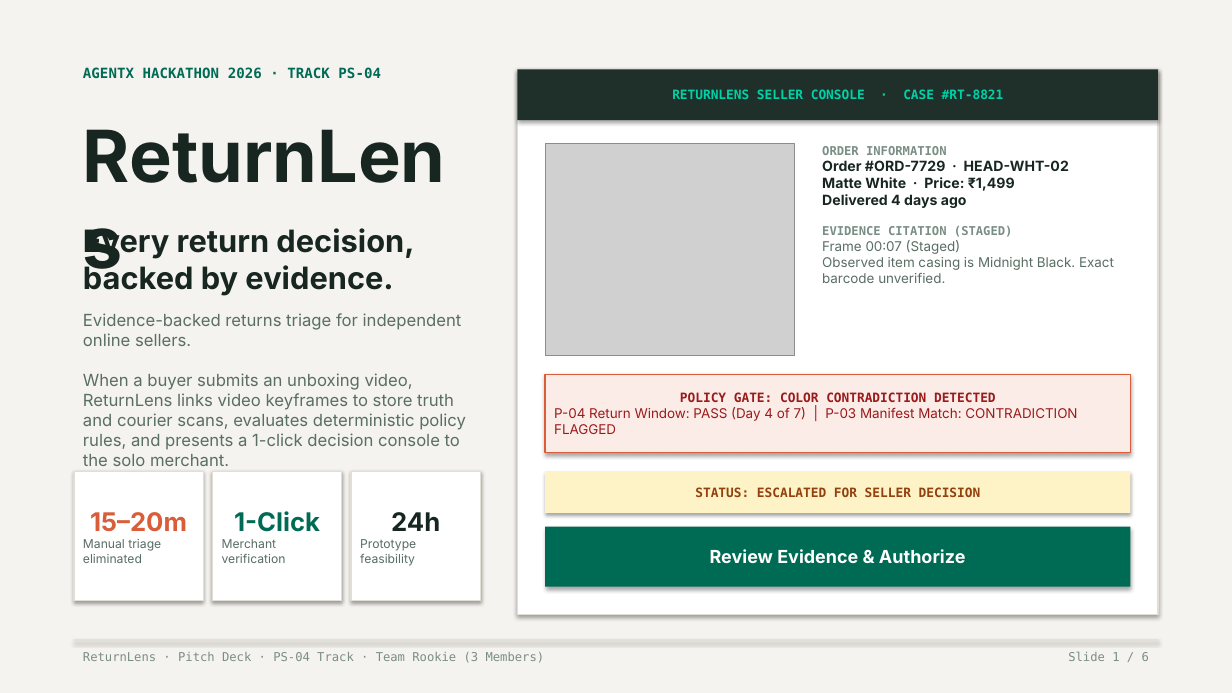
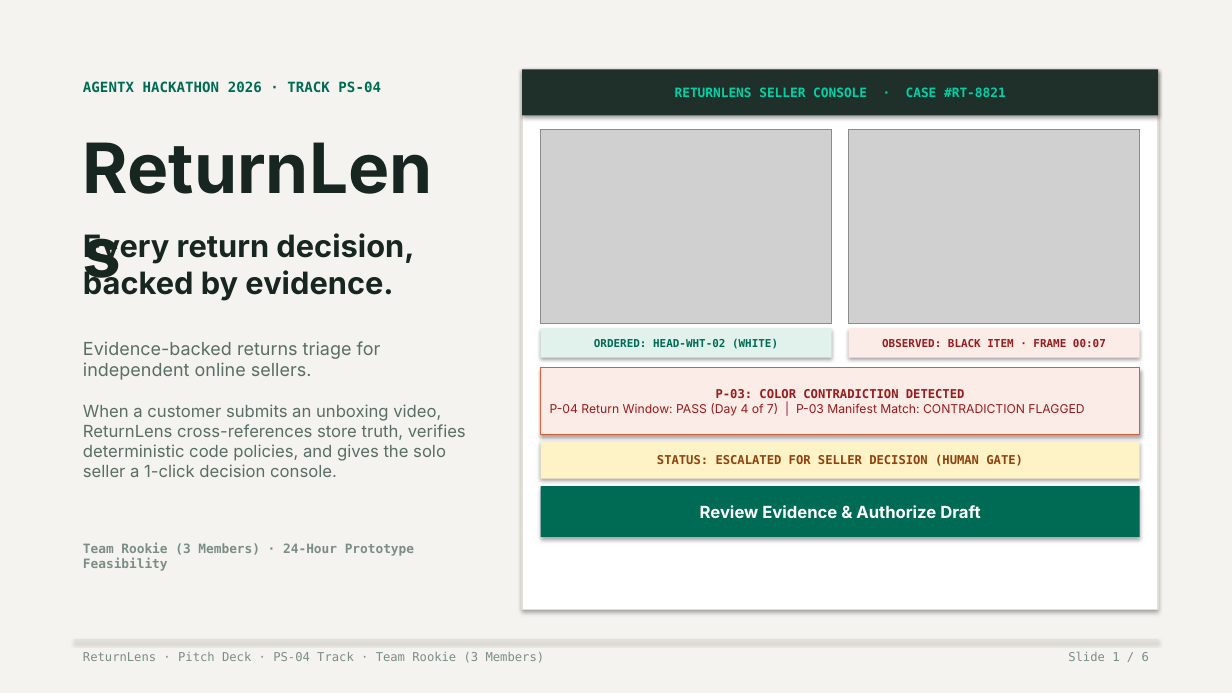
Before and after one commit to lenamkhanhh/hack4hack, a slide deck: slide 1 of ReturnLens_v4.pptx. Drawn at 1232x693 pixels with LibreOffice and Linux fonts; fonts in the diff are those of the drawing; grey boxes stand for pictures. Boxes give left, top, right and bottom in pixels: in the first picture for what was removed or moved away, otherwise in the second. Text is boxed around its words. In the diff, an @@ line names an element or a change of style, - is before the commit and + after.

Commit message:
feat(rescue): complete visual redesign, eliminate layout overflows, and recover presentation quality (#4)

```diff
--- a/ReturnLens_v4.pptx
+++ b/ReturnLens_v4.pptx
@@ text "AGENTX HACKATHON 2026 · TRACK ...": place and size @@
-text "AGENTX HACKATHON 2026 · TRACK ..." at (83,67,381,79)
+text "AGENTX HACKATHON 2026 · TRACK ..." at (83,81,381,93)
@@ rectangle "RETURNLENS SELLER CONSOLE · CASE ...": place and size @@
-rectangle "RETURNLENS SELLER CONSOLE · CASE ..." at (518,69,1158,120)
+rectangle "RETURNLENS SELLER CONSOLE · CASE ..." at (522,69,1158,116)
@@ rectangle: place and size @@
-rectangle at (518,69,1158,615)
+rectangle at (522,69,1158,610)
@@ text "ReturnLens": place and size @@
-text "ReturnLens" at (83,394,173,406)
+text "ReturnLens" at (83,425,173,437)
@@ text "ReturnLens" at (83,425,173,437): size 56 to 54 pt @@
@@ picture: place and size @@
-picture at (545,143,795,356)
+picture at (541,129,832,323)
@@ text removed at (822,146,1114,283) @@
-ORDER INFORMATION
-Order #ORD-7729 · HEAD-WHT-02
-Matte White · Price: ₹1,499
-Delivered 4 days ago
-EVIDENCE CITATION (STAGED)
-Frame 00:07 (Staged)
-Observed item casing is Midnight Black. Exact barcode unverified.
@@ picture added at (848,129,1140,323) @@
@@ text "Every return decision, backed by ...": place and size @@
-text "Every return decision, backed by ..." at (83,228,414,296)
+text "Every return decision, backed by ..." at (83,233,414,300)
@@ rectangle added at (541,328,832,358), fill #E1F2EC, 8.5 pt, text #006B55, bold @@
+ORDERED: HEAD-WHT-02 (WHITE)
@@ rectangle added at (848,328,1140,358), fill #FCECE8, 8.5 pt, text #991B1B, bold @@
+OBSERVED: BLACK ITEM · FRAME 00:07
@@ text at (83,341,466,477): text changed @@
-Evidence-backed returns triage for independent online sellers.
-When a buyer submits an unboxing video, ReturnLens links video keyframes to store truth and courier scans, evaluates deterministic policy rules, and presents a 1-click decision console to the solo merchant.
+Evidence-backed returns triage for independent online sellers.
+When a customer submits an unboxing video, ReturnLens cross-references store truth, verifies deterministic code policies, and gives the solo seller a 1-click decision console.
@@ rectangle "P-03: COLOR CONTRADICTION DETECTED": place and size @@
-rectangle "P-03: COLOR CONTRADICTION DETECTED" at (545,374,1130,453)
+rectangle "P-03: COLOR CONTRADICTION DETECTED" at (541,368,1140,434)
@@ text in rectangle at (716,389,965,398): text changed; size 10 to 9.5 pt @@
-POLICY GATE: COLOR CONTRADICTION DETECTED
+P-03: COLOR CONTRADICTION DETECTED
@@ text in rectangle at (550,403,1084,416): size 10.5 to 9.5 pt in "P-04 Return Window: PASS (Day 4 of ..." @@
@@ rectangle "STATUS: ESCALATED FOR SELLER DECISION ...": place and size @@
-rectangle "STATUS: ESCALATED FOR SELLER DECISION ..." at (545,471,1130,513)
+rectangle "STATUS: ESCALATED FOR SELLER DECISION ..." at (541,442,1140,479)
@@ rectangle removed at (74,471,203,601) @@
-15–20m
-Manual triage eliminated
@@ rectangle removed at (213,471,342,601) @@
-1-Click
-Merchant verification
@@ rectangle removed at (351,471,481,601) @@
-24h
-Prototype feasibility
@@ text in rectangle at (657,455,1023,466): text changed; size 10 to 9.5 pt @@
-STATUS: ESCALATED FOR SELLER DECISION
+STATUS: ESCALATED FOR SELLER DECISION (HUMAN GATE)
@@ rectangle "Review Evidence & Authorize Draft": place and size @@
-rectangle "Review Evidence & Authorize Draft" at (545,527,1130,587)
+rectangle "Review Evidence & Authorize Draft" at (541,486,1140,537)
@@ text in rectangle at (700,505,980,518): text changed; size 14 to 13 pt @@
-Review Evidence & Authorize
+Review Evidence & Authorize Draft
@@ text added at (83,542,414,571), 10 pt, text #7A8E85, bold @@
+Team Rookie (3 Members) · 24-Hour Prototype Feasibility
```
Also in this commit, not shown: 5 other slides changed, 26 other files.
